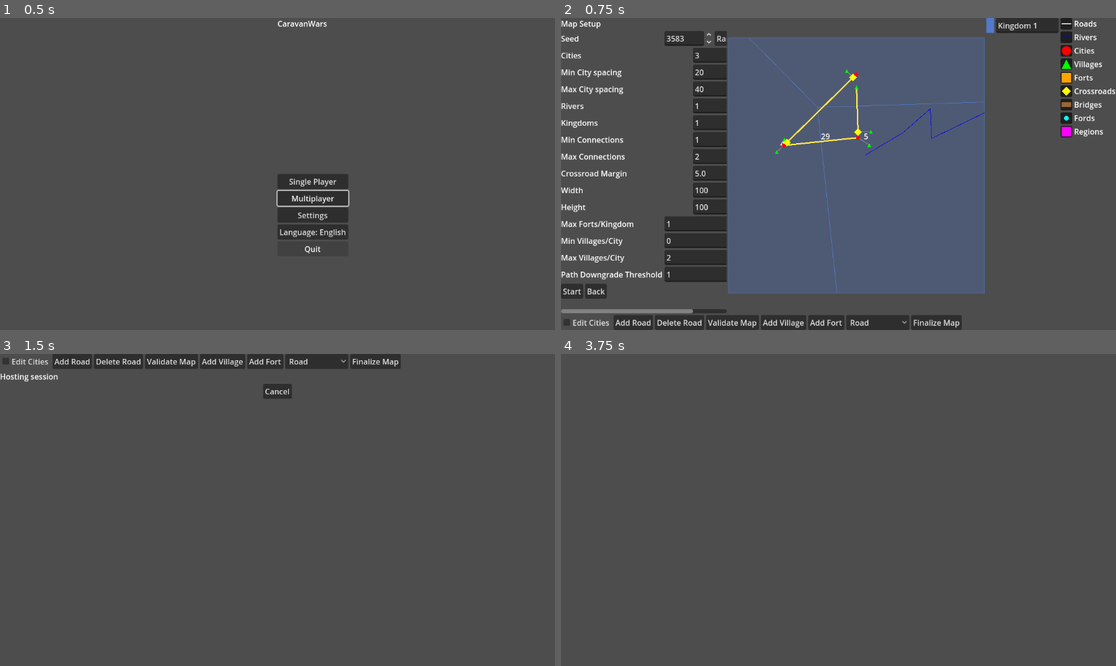
Above: before the commit, frames 1-4 (two rows, left to right).
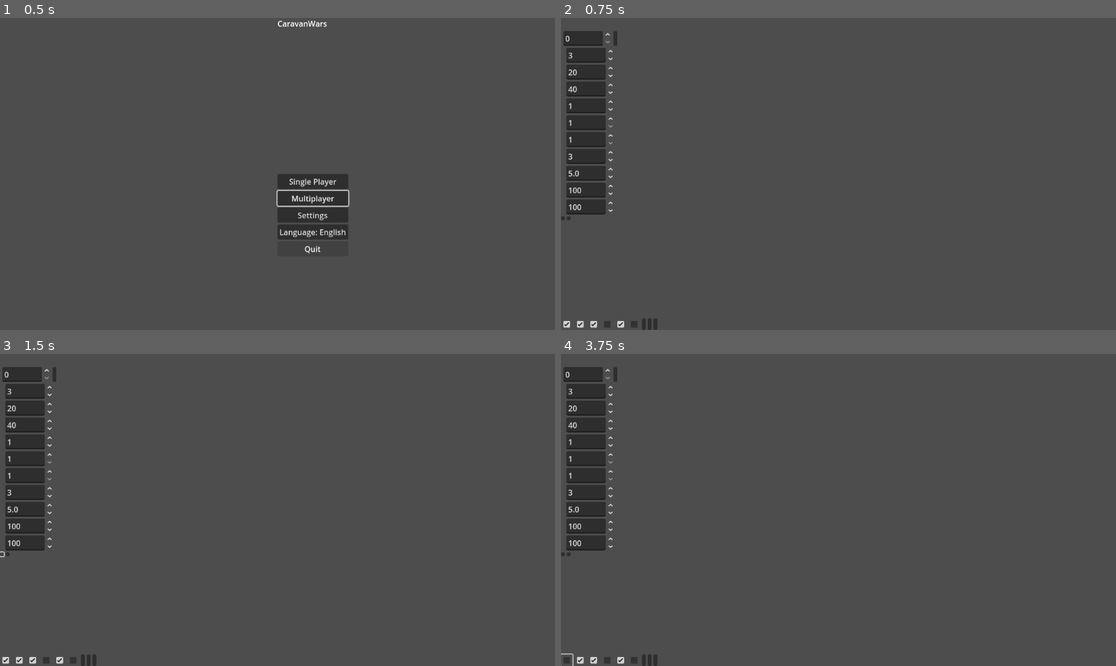
Above: after the commit, the same moments.

Repository: sepa79/CaravanWars
Game: Godot game, scene res://scenes/Main.tscn
Same seed, same stepped clock (60 frames per second), same inputs: the game is played once before the commit and once after it.
Inputs (mouse positions are in pixels of both pictures, inside the frame that each line leads up to; where the layout moved, square brackets give the same spot in the first picture):
- Up to frame 1 (0.5 s): no input
- Up to frame 2 (0.75 s): click "Single Player" at 0.5 s
- Up to frame 3 (1.5 s): click (0, 553) [11, 628] at 1.25 s
- Up to frame 4 (3.75 s): click (561, 553) at 2.02 s; click (616, 375) at 2.77 s; click (566, 659) at 3.52 s

Frame 1 is identical in both runs. In frame 2, 53% of the frame differs, in the area x 0-100%, y 0-100%; in frame 3, 6.9%; in frame 4, 4.0%.
Error after the commit: Parse Error: Could not preload resource script "res://map/RoadNetwork.gd". (res://ui/MapSetupScreen.gd:5)

Commit message:
Spawn villages in annulus and link with loops

Diff:
--- a/game/map/MapGenerator.gd
+++ b/game/map/MapGenerator.gd
@@ -96,7 +96,7 @@
         params.crossroad_detour_margin,
         "roman"
     )
-    road_stage.insert_villages(roads, params.min_villages_per_city, params.max_villages_per_city, 5.0, params.width, params.height, params.village_downgrade_threshold)
+    road_stage.insert_villages(roads, params.min_villages_per_city, params.max_villages_per_city, 8.0, 22.0, 40.0, params.width, params.height, params.village_downgrade_threshold)
     road_stage.insert_border_forts(roads, regions, params.width, params.height)
     map_data["roads"] = roads
 
--- a/game/map/RoadNetwork.gd
+++ b/game/map/RoadNetwork.gd
@@ -220,7 +220,9 @@
     roads: Dictionary,
     min_per_city: int,
     max_per_city: int,
-    radius: float = 5.0,
+    r_min: float = 8.0,
+    r_peak: float = 22.0,
+    r_max: float = 40.0,
     width: float = 100.0,
     height: float = 100.0,
     downgrade_threshold: int = 1
@@ -238,10 +240,27 @@
         var count: int = rng.randi_range(min_per_city, max_per_city)
         if count <= 0:
             continue
-        var local: Array[Vector2] = placer.place_cities(count, radius, radius * 2.0, radius * 2.0, radius * 2.0)
+
+        var attempts: Array[Vector2] = placer.place_cities(count * 2, r_min, r_max, r_max * 2.0, r_max * 2.0)
+        var chosen: Array[Vector2] = []
+        for p in attempts:
+            var rel: Vector2 = p - Vector2(r_max, r_max)
+            var dist: float = rel.length()
+            if dist < r_min or dist > r_max:
+                continue
+            var weight: float = 1.0 - abs(dist - r_peak) / (r_max - r_min)
+            if rng.randf() <= max(0.0, weight):
+                chosen.append(rel)
+            if chosen.size() >= count:
+                break
+        while chosen.size() < count:
+            var angle: float = rng.randf() * TAU
+            var rad: float = rng.randf_range(r_min, r_max)
+            chosen.append(Vector2(cos(angle), sin(angle)) * rad)
+
         var cluster: Array[int] = []
-        for p in local:
-            var pos: Vector2 = city.pos2d + p - Vector2(radius, radius)
+        for rel in chosen:
+            var pos: Vector2 = city.pos2d + rel
             pos = MapUtils.ensure_within_bounds(pos, width, height)
             var vid: int = next_node_id
             next_node_id += 1
@@ -256,8 +275,6 @@
             var best_dist: float = INF
             for eid in edges.keys():
                 var edge: Edge = edges[eid]
-                if edge.road_class != "roman":
-                    continue
                 var q: Vector2 = _closest_point_on_polyline(vpos, edge.polyline)
                 q = MapUtils.ensure_within_bounds(q, width, height)
                 var d: float = vpos.distance_to(q)
@@ -265,7 +282,7 @@
                     best_dist = d
                     best_edge = eid
                     best_point = q
-            if best_edge != -1 and best_dist <= radius * 3.0:
+            if best_edge != -1 and best_dist <= r_max:
                 var edge: Edge = edges[best_edge]
                 var cross_id: int = next_node_id
                 next_node_id += 1
@@ -300,25 +317,75 @@
             next_edge_id += 1
             connected.append(nearest)
 
-        var processed: Array[int] = connected.duplicate()
-        if processed.is_empty() and cluster.size() > 0:
-            processed.append(cluster[0])
+        var candidates: Array[Dictionary] = []
+        for i in range(cluster.size()):
+            for j in range(i + 1, cluster.size()):
+                var a_id: int = cluster[i]
+                var b_id: int = cluster[j]
+                var dist: float = nodes[a_id].pos2d.distance_to(nodes[b_id].pos2d)
+                if dist < 6.0 or dist > 12.0:
+                    continue
+                candidates.append({"dist": dist, "a": a_id, "b": b_id})
+        candidates.sort_custom(func(x, y): return x["dist"] < y["dist"])  # ascending
+
+        var parent: Dictionary = {}
         for vid in cluster:
-            if processed.has(vid):
-                continue
-            var best_id: int = processed[0]
-            var best_d: float = INF
-            for pid in processed:
-                var d: float = nodes[vid].pos2d.distance_to(nodes[pid].pos2d)
-                if d < best_d:
-                    best_d = d
-                    best_id = pid
-            var a_pos := MapUtils.ensure_within_bounds(nodes[vid].pos2d, width, height)
-            var b_pos := MapUtils.ensure_within_bounds(nodes[best_id].pos2d, width, height)
-            var p_cls := _resolve_branch_class(nodes, edges, vid, best_id, "path")
-            edges[next_edge_id] = EdgeModule.new(next_edge_id, "path", [a_pos, b_pos], [vid, best_id], p_cls, {})
+            parent[vid] = vid
+        func find(v):
+            while parent[v] != v:
+                v = parent[v]
+            return v
+        func unite(a, b):
+            parent[find(a)] = find(b)
+
+        var mst: Array[Dictionary] = []
+        for c in candidates:
+            var a_root = find(c["a"])
+            var b_root = find(c["b"])
+            if a_root != b_root:
+                unite(a_root, b_root)
+                mst.append(c)
+
+        for c in mst:
+            var a_id = c["a"]
+            var b_id = c["b"]
+            var a_pos := MapUtils.ensure_within_bounds(nodes[a_id].pos2d, width, height)
+            var b_pos := MapUtils.ensure_within_bounds(nodes[b_id].pos2d, width, height)
+            var p_cls := _resolve_branch_class(nodes, edges, a_id, b_id, "path")
+            edges[next_edge_id] = EdgeModule.new(next_edge_id, "path", [a_pos, b_pos], [a_id, b_id], p_cls, {})
             next_edge_id += 1
-            processed.append(vid)
+
+        var remaining: Array[Dictionary] = []
+        for c in candidates:
+            if mst.has(c):
+                continue
+            remaining.append(c)
+        var extra_count: int = int(ceil(float(mst.size()) * 0.2))
+        var added: int = 0
+        for c in remaining:
+            if added >= extra_count:
+                break
+            var a_id = c["a"]
+            var b_id = c["b"]
+            var a_pos := MapUtils.ensure_within_bounds(nodes[a_id].pos2d, width, height)
+            var b_pos := MapUtils.ensure_within_bounds(nodes[b_id].pos2d, width, height)
+            var p_cls := _resolve_branch_class(nodes, edges, a_id, b_id, "path")
+            edges[next_edge_id] = EdgeModule.new(next_edge_id, "path", [a_pos, b_pos], [a_id, b_id], p_cls, {})
+            next_edge_id += 1
+            added += 1
+
+        if mst.size() + added < cluster.size():
+            for c in remaining.slice(added, remaining.size()):
+                if c["dist"] > 8.0:
+                    continue
+                var a_id = c["a"]
+                var b_id = c["b"]
+                var a_pos := MapUtils.ensure_within_bounds(nodes[a_id].pos2d, width, height)
+                var b_pos := MapUtils.ensure_within_bounds(nodes[b_id].pos2d, width, height)
+                var p_cls := _resolve_branch_class(nodes, edges, a_id, b_id, "path")
+                edges[next_edge_id] = EdgeModule.new(next_edge_id, "path", [a_pos, b_pos], [a_id, b_id], p_cls, {})
+                next_edge_id += 1
+                break
 
     var res: Dictionary = _insert_crossroads(nodes, edges, next_node_id, next_edge_id)
     roads["next_node_id"] = res["next_node_id"]
--- a/game/project.godot
+++ b/game/project.godot
@@ -11,7 +11,7 @@
 [application]
 
 config/name="CaravanWars"
-config/version="0.1.54"
+config/version="0.1.55"
 run/main_scene="res://scenes/Main.tscn"
 config/features=PackedStringArray("4.4")
 
Not shown, changed: CHANGELOG.md
Not shown, changed: VERSION
